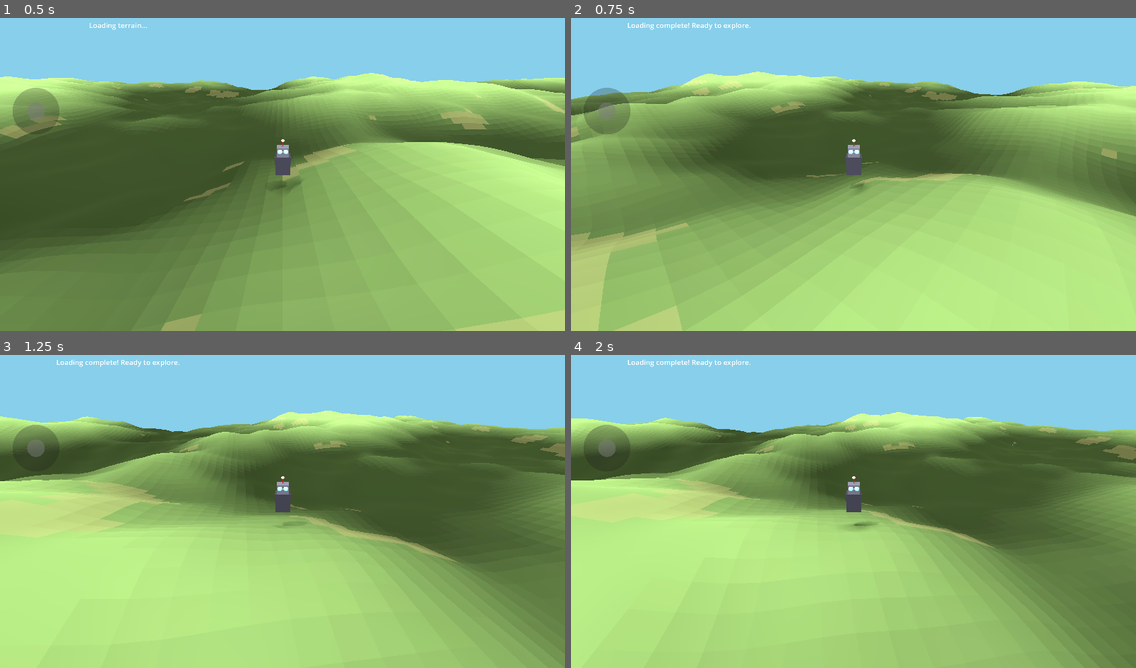
Above: before the commit, frames 1-4 (two rows, left to right).
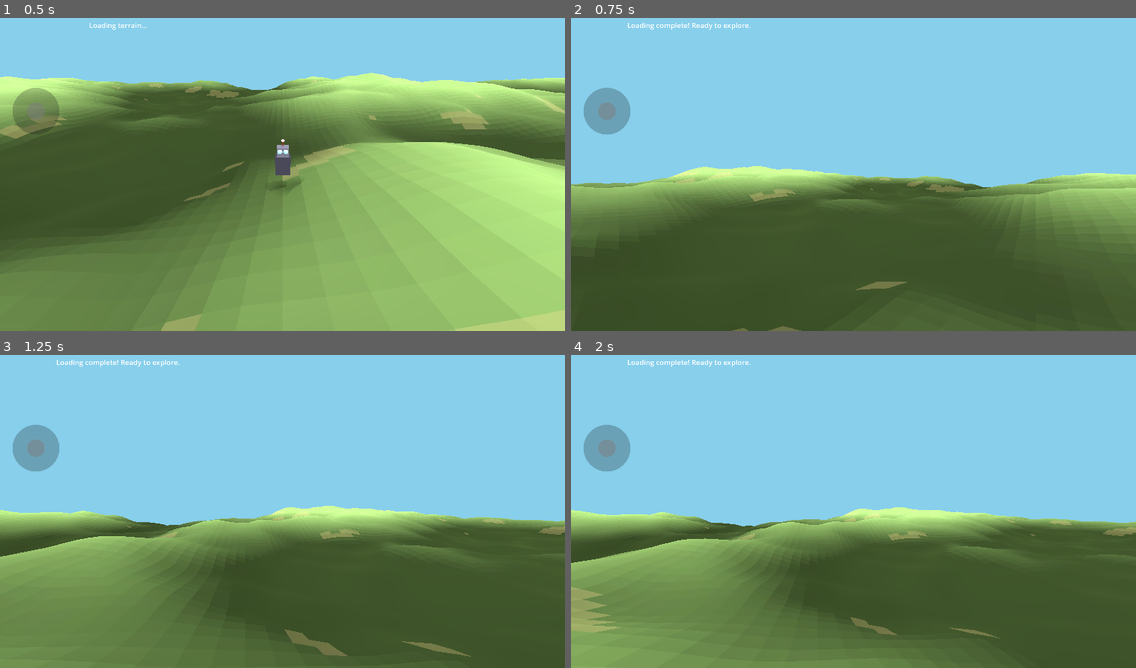
Above: after the commit, the same moments.

Repository: felix-dieterle/YouGame_godot4_public
Game: Godot game, scene res://scenes/main.tscn
Two runs of this game, one before a commit and one after it. Both use one fixed random seed, a clock stepped at 60 frames per second and the inputs below.
Inputs (mouse positions are in pixels of both pictures, inside the frame that each line leads up to):
- Up to frame 1 (0.5 s): no input
- Up to frame 2 (0.75 s): tap Enter at 0.5 s; move the mouse to (977, 155) at 0.52 s; hold Right (ui_right) from 0.53 s (still down); hold V (toggle_camera_view, bound only after the commit) from 0.53 s (still down); click (977, 155) at 0.67 s
- Up to frame 3 (1.25 s): keep holding Right (ui_right); keep holding V (toggle_camera_view, bound only after the commit)
- Up to frame 4 (2 s): release Right (ui_right) at 1.25 s; release V (toggle_camera_view, bound only after the commit) at 1.25 s; drag from (740, 524) to (825, 574) at 1.27 s

Frame 1 is identical in both runs. In frame 2, 76% of the frame differs, in the area x 0-100%, y 17-100%; in frame 3, 75%; in frame 4, 76%.

Commit message:
Add first-person view toggle, walking animations, lakes in valleys, and model integration guide
Co-authored-by: felix-dieterle <1490062+felix-dieterle@users.noreply.github.com>

Diff:
--- a/project.godot
+++ b/project.godot
@@ -22,6 +22,14 @@
 window/size/mode=3
 window/stretch/mode="viewport"
 
+[input]
+
+toggle_camera_view={
+"deadzone": 0.5,
+"events": [Object(InputEventKey,"resource_local_to_scene":false,"resource_name":"","device":-1,"window_id":0,"alt_pressed":false,"shift_pressed":false,"ctrl_pressed":false,"meta_pressed":false,"pressed":false,"keycode":0,"physical_keycode":86,"key_label":0,"unicode":118,"location":0,"echo":false,"script":null)
+]
+}
+
 [rendering]
 
 renderer/rendering_method="mobile"
--- a/scripts/chunk.gd
+++ b/scripts/chunk.gd
@@ -25,8 +25,15 @@
 var openness: float = 0.5  # 0 = closed/forest, 1 = open/plains
 var landmark_type: String = ""  # e.g., "hill", "valley", ""
 
+# Lake data
+var has_lake: bool = false
+var lake_center: Vector2 = Vector2.ZERO
+var lake_radius: float = 0.0
+var lake_depth: float = 1.5  # Knee-deep water depth
+
 # Mesh
 var mesh_instance: MeshInstance3D
+var water_mesh_instance: MeshInstance3D = null
 
 func _init(x: int, z: int, world_seed: int):
 	chunk_x = x
@@ -39,8 +46,9 @@
 	_generate_heightmap()
 	_calculate_walkability()
 	_ensure_walkable_area()
+	_calculate_metadata()
+	_generate_lake_if_valley()
 	_create_mesh()
-	_calculate_metadata()
 
 func _setup_noise():
 	noise = FastNoiseLite.new()
@@ -203,6 +211,94 @@
 	else:
 		landmark_type = ""
 
+func _generate_lake_if_valley():
+	# Only generate lakes in valleys with some randomness
+	if landmark_type != "valley":
+		return
+
+	# Use chunk position for random seed
+	var rng = RandomNumberGenerator.new()
+	rng.seed = hash(Vector2i(chunk_x, chunk_z)) + seed_value
+
+	# 30% chance of lake in valley
+	if rng.randf() > 0.3:
+		return
+
+	has_lake = true
+
+	# Lake is positioned at chunk center
+	lake_center = Vector2(CHUNK_SIZE / 2.0, CHUNK_SIZE / 2.0)
+
+	# Lake radius varies
+	lake_radius = rng.randf_range(8.0, 14.0)
+
+	# Create water mesh
+	_create_water_mesh()
+
+func _create_water_mesh():
+	if not has_lake:
+		return
+
+	# Calculate water level (average height at center)
+	var water_level = 0.0
+	var sample_count = 0
+
+	# Sample heights around lake center
+	for i in range(-2, 3):
+		for j in range(-2, 3):
+			var sample_x = int(lake_center.x / CELL_SIZE) + i
+			var sample_z = int(lake_center.y / CELL_SIZE) + j
+			if sample_x >= 0 and sample_x <= RESOLUTION and sample_z >= 0 and sample_z <= RESOLUTION:
+				water_level += heightmap[sample_z * (RESOLUTION + 1) + sample_x]
+				sample_count += 1
+
+	water_level /= sample_count
+
+	# Create a circular water plane
+	var surface_tool = SurfaceTool.new()
+	surface_tool.begin(Mesh.PRIMITIVE_TRIANGLES)
+
+	var segments = 16
+	var angle_step = 2.0 * PI / segments
+
+	# Center vertex
+	var center_pos = Vector3(lake_center.x, water_level, lake_center.y)
+
+	# Create triangular segments
+	for i in range(segments):
+		var angle1 = i * angle_step
+		var angle2 = (i + 1) * angle_step
+
+		var p1 = center_pos + Vector3(cos(angle1) * lake_radius, 0, sin(angle1) * lake_radius)
+		var p2 = center_pos + Vector3(cos(angle2) * lake_radius, 0, sin(angle2) * lake_radius)
+
+		# Water color (semi-transparent blue)
+		var water_color = Color(0.2, 0.4, 0.8, 0.6)
+
+		surface_tool.set_color(water_color)
+		surface_tool.add_vertex(center_pos)
+		surface_tool.add_vertex(p1)
+		surface_tool.add_vertex(p2)
+
+	surface_tool.generate_normals()
+
+	var water_mesh = surface_tool.commit()
+	water_mesh_instance = MeshInstance3D.new()
+	water_mesh_instance.mesh = water_mesh
+
+	# Create water material
+	var water_material = StandardMaterial3D.new()
+	water_material.vertex_color_use_as_albedo = true
+	water_material.transparency = BaseMaterial3D.TRANSPARENCY_ALPHA
+	water_material.shading_mode = BaseMaterial3D.SHADING_MODE_PER_PIXEL
+	water_material.specular_mode = BaseMaterial3D.SPECULAR_SCHLICK_GGX
+	water_material.metallic = 0.0
+	water_material.roughness = 0.1
+	water_material.cull_mode = BaseMaterial3D.CULL_DISABLED  # Visible from both sides
+
+	water_mesh_instance.set_surface_override_material(0, water_material)
+	add_child(water_mesh_instance)
+
 func get_height_at_world_pos(world_x: float, world_z: float) -> float:
 	# Convert world position to local chunk position
 	var local_x = world_x - chunk_x * CHUNK_SIZE
@@ -252,3 +348,18 @@
 
 	# This would be implemented based on which edge to blend
 	pass
+
+func get_water_depth_at_local_pos(local_x: float, local_z: float) -> float:
+	# Check if position is in lake
+	if not has_lake:
+		return 0.0
+
+	var dist_to_center = Vector2(local_x, local_z).distance_to(lake_center)
+
+	# Outside lake
+	if dist_to_center > lake_radius:
+		return 0.0
+
+	# Water gets deeper towards center (knee-deep at center)
+	var depth_factor = 1.0 - (dist_to_center / lake_radius)
+	return depth_factor * lake_depth
--- a/scripts/player.gd
+++ b/scripts/player.gd
@@ -7,14 +7,24 @@
 @export var camera_distance: float = 10.0
 @export var camera_height: float = 5.0
 
+# First-person settings
+@export var first_person_height: float = 1.6
+@export var head_bob_frequency: float = 2.0
+@export var head_bob_amplitude: float = 0.1
+
 # Camera
 var camera: Camera3D
+var is_first_person: bool = false
+var head_bob_time: float = 0.0
 
 # World reference
 var world_manager: WorldManager
 
 # Mobile controls reference
 var mobile_controls: Node = null
+
+# Robot body parts for visibility toggle
+var robot_parts: Array[Node3D] = []
 
 func _ready():
 	# Setup camera
@@ -51,23 +61,48 @@
 		velocity.x = direction.x * move_speed
 		velocity.z = direction.z * move_speed
 
-		# Rotate towards movement direction
-		var target_rotation = atan2(direction.x, direction.z)
-		rotation.y = lerp_angle(rotation.y, target_rotation, rotation_speed * delta)
+		# Rotate towards movement direction (only in third-person)
+		if not is_first_person:
+			var target_rotation = atan2(direction.x, direction.z)
+			rotation.y = lerp_angle(rotation.y, target_rotation, rotation_speed * delta)
+		else:
+			# In first-person, rotate camera based on movement
+			var target_rotation = atan2(direction.x, direction.z)
+			rotation.y = lerp_angle(rotation.y, target_rotation, rotation_speed * delta)
+
+		# Update head bob when moving in first-person
+		if is_first_person:
+			head_bob_time += delta * head_bob_frequency
 	else:
 		velocity.x = move_toward(velocity.x, 0, move_speed * delta)
 		velocity.z = move_toward(velocity.z, 0, move_speed * delta)
 
+		# Reset head bob when not moving
+		if is_first_person:
+			head_bob_time = 0.0
+
 	move_and_slide()
+
+	# Apply head bobbing in first-person
+	if is_first_person and camera:
+		var bob_offset = sin(head_bob_time) * head_bob_amplitude
+		camera.position.y = first_person_height + bob_offset
 
 	# Snap to terrain
 	if world_manager:
 		var target_height = world_manager.get_height_at_position(global_position)
-		global_position.y = target_height + 1.0  # Half of player height
+		var water_depth = world_manager.get_water_depth_at_position(global_position)
+
+		# Sink into water (knee-deep means player height is reduced)
+		global_position.y = target_height + 1.0 - water_depth
 
 func _input(event):
-	# Camera zoom
-	if event is InputEventMouseButton:
+	# Camera view toggle
+	if event.is_action_pressed("toggle_camera_view"):
+		_toggle_camera_view()
+
+	# Camera zoom (only in third-person)
+	if not is_first_person and event is InputEventMouseButton:
 		if event.button_index == MOUSE_BUTTON_WHEEL_UP:
 			camera_distance = max(5.0, camera_distance - 1.0)
 			_update_camera()
@@ -77,8 +112,20 @@
 
 func _update_camera():
 	if camera:
-		camera.position = Vector3(0, camera_height, camera_distance)
-		camera.look_at(global_position, Vector3.UP)
+		if is_first_person:
+			camera.position = Vector3(0, first_person_height, 0)
+			camera.rotation = Vector3(0, 0, 0)
+		else:
+			camera.position = Vector3(0, camera_height, camera_distance)
+			camera.look_at(global_position, Vector3.UP)
+
+func _toggle_camera_view():
+	is_first_person = not is_first_person
+	_update_camera()
+
+	# Toggle visibility of robot body parts
+	for part in robot_parts:
+		part.visible = not is_first_person
 
 func _create_robot_body():
 	# Robot body (main torso) - a box
@@ -94,6 +141,7 @@
 	body_material.roughness = 0.3
 	body.set_surface_override_material(0, body_material)
 	add_child(body)
+	robot_parts.append(body)
 
 	# Robot head - smaller box on top
 	var head = MeshInstance3D.new()
@@ -108,13 +156,16 @@
 	head_material.roughness = 0.4
 	head.set_surface_override_material(0, head_material)
 	add_child(head)
+	robot_parts.append(head)
 
 	# Create eyes - positioned at front of head to show facing direction
 	var left_eye = _create_eye(Vector3(-0.15, 1.3, 0.25))
 	add_child(left_eye)
+	robot_parts.append(left_eye)
 
 	var right_eye = _create_eye(Vector3(0.15, 1.3, 0.25))
 	add_child(right_eye)
+	robot_parts.append(right_eye)
 
 	# Add a small antenna on top for character
 	var antenna = MeshInstance3D.new()
@@ -130,6 +181,7 @@
 	antenna_material.metallic = 0.9
 	antenna.set_surface_override_material(0, antenna_material)
 	add_child(antenna)
+	robot_parts.append(antenna)
 
 	# Add antenna tip (small glowing sphere)
 	var antenna_tip = MeshInstance3D.new()
@@ -146,6 +198,7 @@
 	tip_material.emission_energy_multiplier = 1.5
 	antenna_tip.set_surface_override_material(0, tip_material)
 	add_child(antenna_tip)
+	robot_parts.append(antenna_tip)
 
 func _create_eye(eye_position: Vector3) -> MeshInstance3D:
 	# Helper function to create a glowing eye at the specified position
--- a/scripts/world_manager.gd
+++ b/scripts/world_manager.gd
@@ -111,3 +111,11 @@
 	if chunk:
 		return chunk.get_height_at_world_pos(world_pos.x, world_pos.z)
 	return 0.0
+
+func get_water_depth_at_position(world_pos: Vector3) -> float:
+	var chunk = get_chunk_at_position(world_pos)
+	if chunk:
+		var local_x = world_pos.x - chunk.chunk_x * CHUNK_SIZE
+		var local_z = world_pos.z - chunk.chunk_z * CHUNK_SIZE
+		return chunk.get_water_depth_at_local_pos(local_x, local_z)
+	return 0.0
Not shown, added: MODEL_INTEGRATION.md
